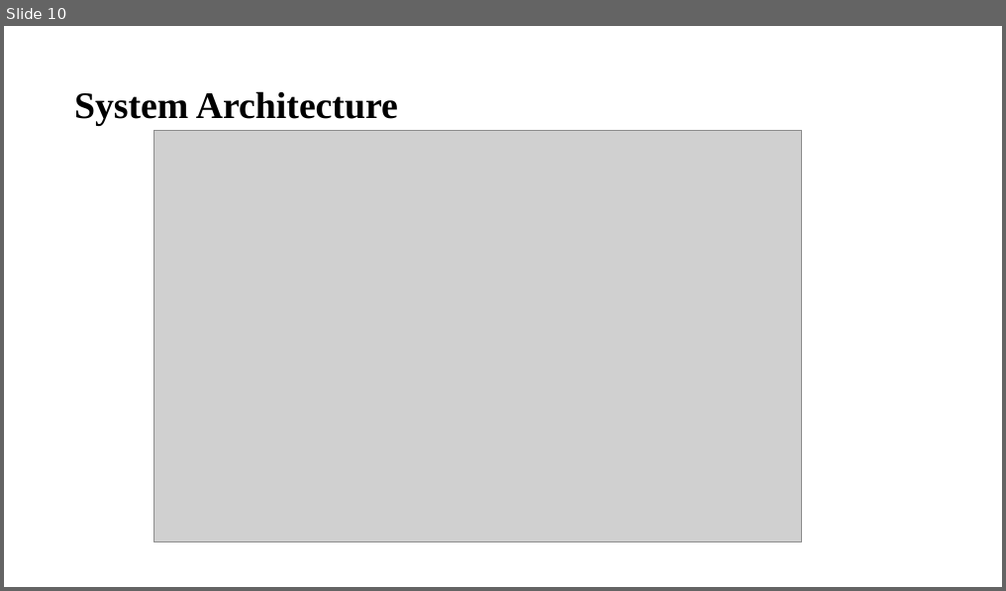
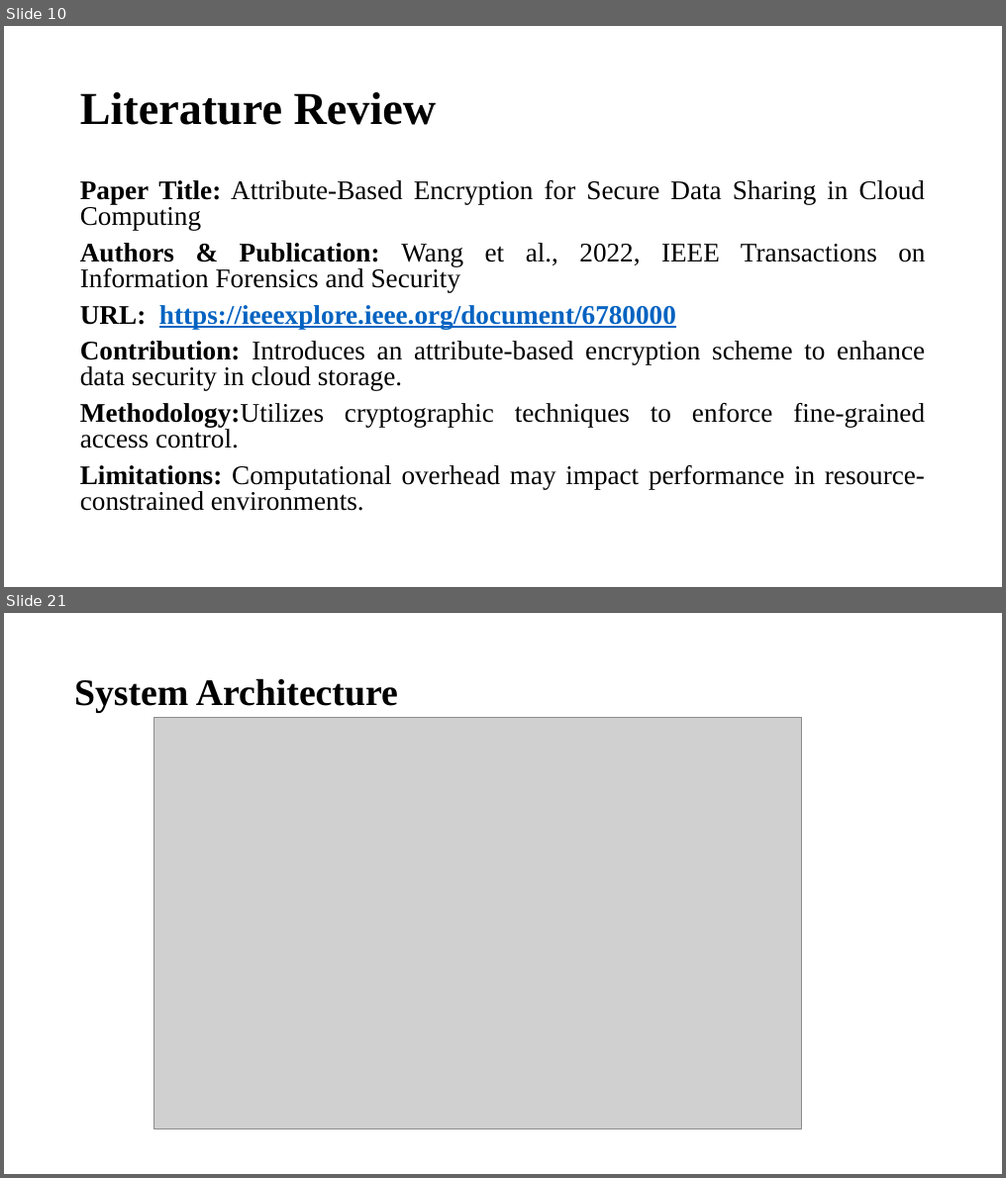
Before and after one commit to nazeer77718/securecloud-sharing-system, a slide deck: secure-cloud.pptx. Shown one above the other, each under a label of ours: slide 10 before the commit, slides 10 and 21 after it; the slides between them are not shown. The pictures are 1006x591 and 1006x1178 pixels, drawn with LibreOffice and Linux fonts; fonts in the diff are those of the drawing; grey boxes stand for pictures. Boxes give left, top, right and bottom in pixels: in the first picture for what was removed or moved away, otherwise in the second. Text is boxed around its words. In the diff, an @@ line names an element or a change of style, - is before the commit and + after.

```diff
--- a/secure-cloud.pptx
+++ b/secure-cloud.pptx
@@ slide 10 added at <box>4,26,1002,587</box>, background #FFFFFF @@
@@ title added at <box>80,92,437,125</box>, 44 pt, text #000000, bold @@
+Literature Review
@@ text added at <box>80,180,925,511</box>, 25.9 pt, text #000000 @@
+Paper Title: Attribute-Based Encryption for Secure Data Sharing in Cloud Computing
+Authors & Publication: Wang et al., 2022, IEEE Transactions on Information Forensics and Security
+URL: https://ieeexplore.ieee.org/document/6780000
+Contribution: Introduces an attribute-based encryption scheme to enhance data security in cloud storage.
+Methodology:Utilizes cryptographic techniques to enforce fine-grained access control.
+Limitations: Computational overhead may impact performance in resource-constrained environments.
@@ what was slide 10 is now slide 21 @@
```
Also in this commit, not shown: 5 slides changed, 16 other slides added, 5 slides removed, 1 other file.
